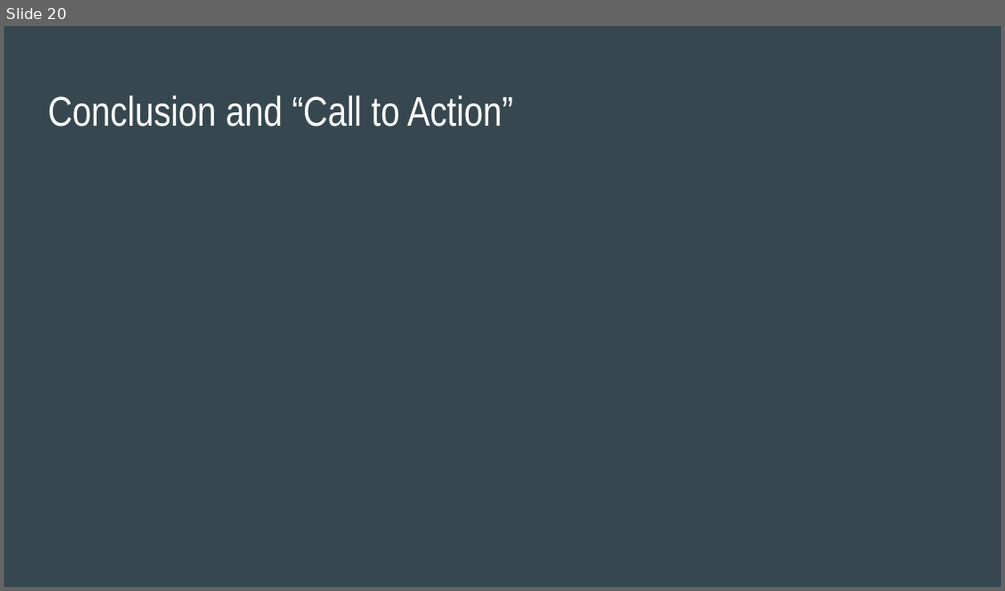
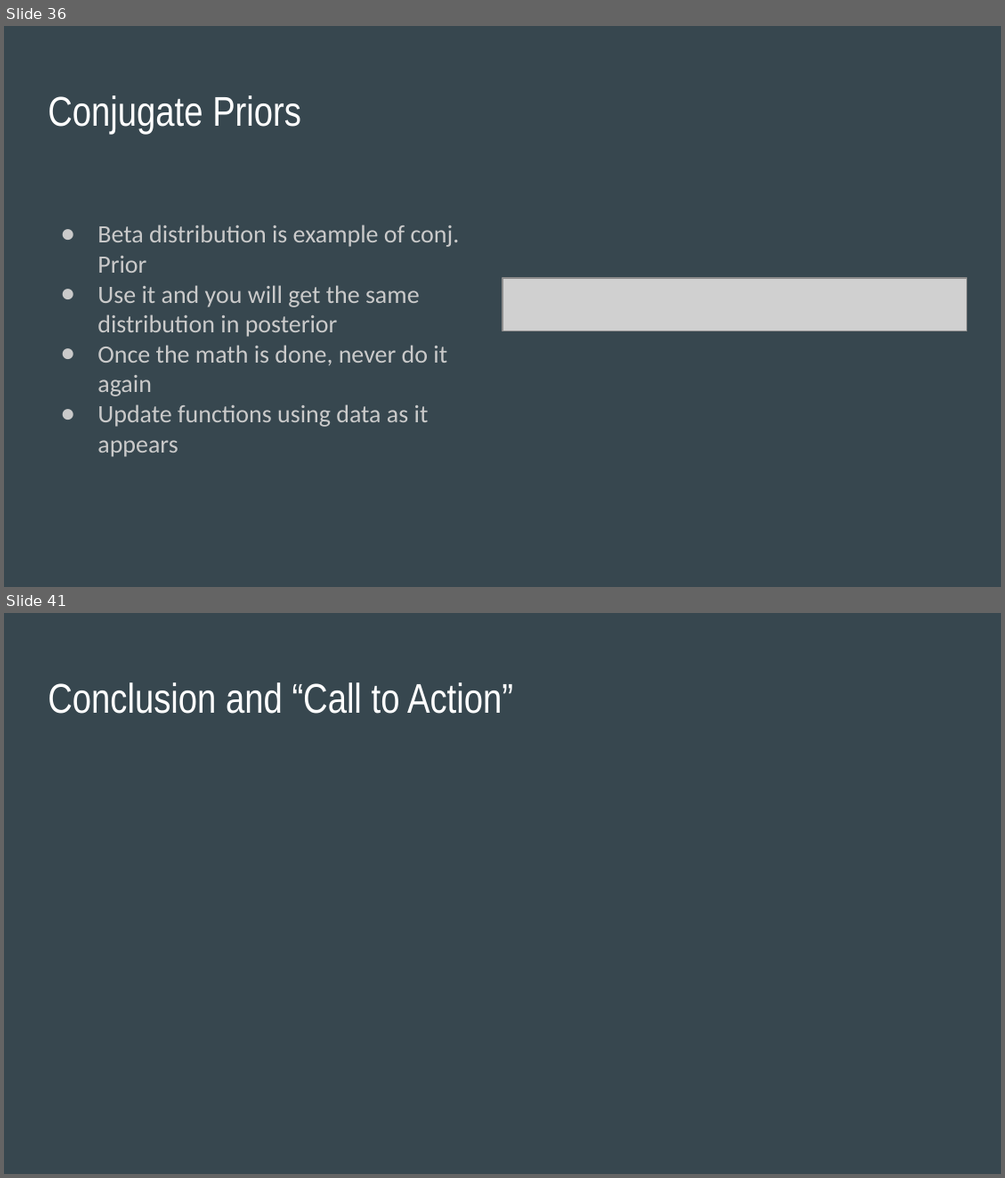
Before and after one commit to SThornewillvE/Hamburg_DS_Meetup_Bayesian-Stats_Intro, a slide deck: slides/intro_to_bayes_slides.pptx. Shown one above the other, each under a label of ours: slide 20 before the commit, slides 36 and 41 after it; the slides between them are not shown. The pictures are 1005x591 and 1005x1178 pixels, drawn with LibreOffice and Linux fonts; fonts in the diff are those of the drawing; grey boxes stand for pictures. Boxes give left, top, right and bottom in pixels: in the first picture for what was removed or moved away, otherwise in the second. Text is boxed around its words. In the diff, an @@ line names an element or a change of style, - is before the commit and + after.

Commit message:
Complete slides up to conjugate priors

```diff
--- a/slides/intro_to_bayes_slides.pptx
+++ b/slides/intro_to_bayes_slides.pptx
@@ slide 36 added at bbox=[4, 26, 1001, 587], background #37474F @@
@@ title added at bbox=[48, 95, 301, 134], 30 pt, text #FFFFFF @@
+Conjugate Priors
@@ text added at bbox=[97, 224, 460, 457], 18 pt, text #CACACA @@
+● Beta distribution is example of conj. Prior
+● Use it and you will get the same distribution in posterior
+● Once the math is done, never do it again
+● Update functions using data as it appears
@@ picture added at bbox=[502, 278, 967, 331] @@
@@ what was slide 20 is now slide 41 @@
```
Also in this commit, not shown: 1 slide changed, 22 other slides added, 2 slides removed, 1 other file.
